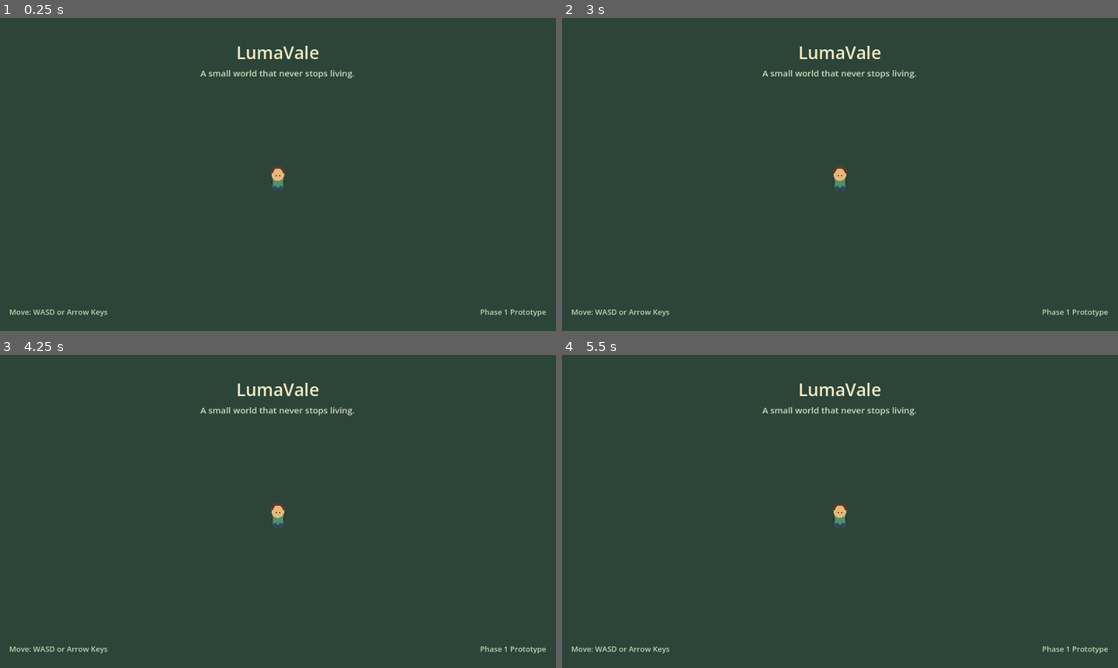
Above: before the commit, frames 1-4 (two rows, left to right).
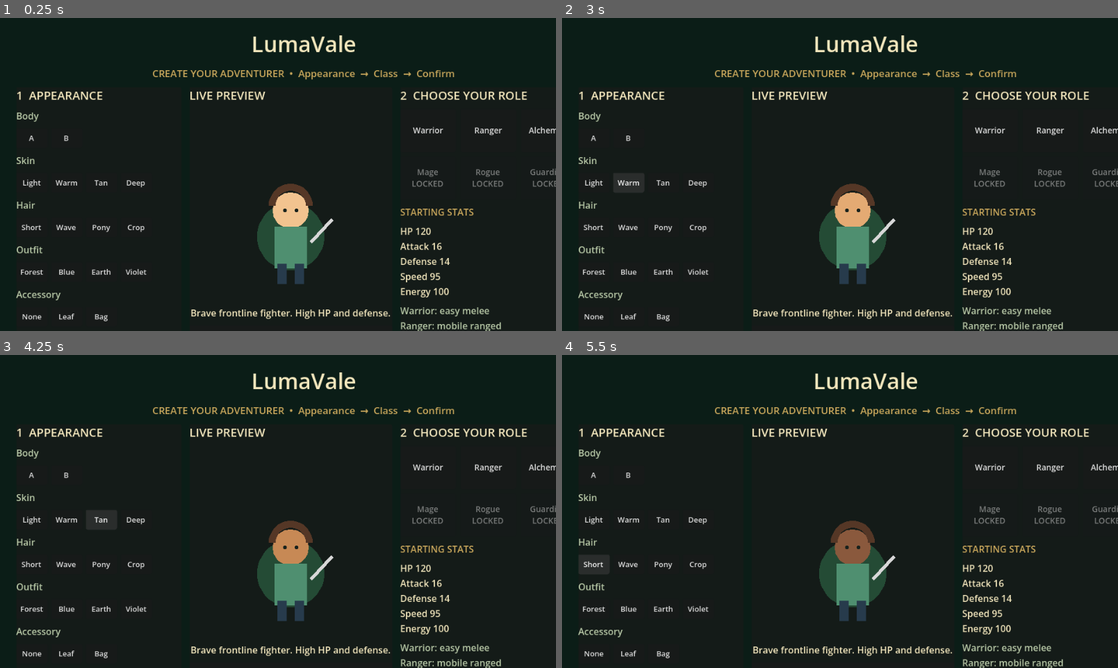
Above: after the commit, the same moments.

Repository: Sherryonline/lumavale
Game: Godot game, scene res://scenes/character_creation.tscn
Two runs of this game, one before a commit and one after it. Both use one fixed random seed, a clock stepped at 60 frames per second and the inputs below. Before the commit the project starts from res://scenes/main.tscn.
Inputs (mouse positions are in pixels of both pictures, inside the frame that each line leads up to):
- Up to frame 1 (0.25 s): no input
- Up to frame 2 (3 s): click (595, 136) at 0.5 s, where only the run after the commit has a clickable "A"; click (628, 136) at 1.25 s, where only the run after the commit has a clickable "B"; click (595, 183) at 2 s, where only the run after the commit has a clickable "Light"; click (628, 183) at 2.75 s, where only the run after the commit has a clickable "Warm"
- Up to frame 3 (4.25 s): click (100, 520) at 3.5 s, where only the run after the commit has a clickable "Tan"
- Up to frame 4 (5.5 s): click (695, 520) at 4.25 s, where only the run after the commit has a clickable "Deep"; click (595, 564) at 5 s, where only the run after the commit has a clickable "Short"

The runs differ from the first frame. In frame 1, 98% of the frame differs, in the area x 0-100%, y 0-100%; in frame 2, 98%; in frame 3, 98%; in frame 4, 98%.

Commit message:
feat: start game with character creation

Diff:
--- a/project.godot
+++ b/project.godot
@@ -11,7 +11,7 @@
 [application]
 
 config/name="LumaVale"
-run/main_scene="res://scenes/main.tscn"
+run/main_scene="res://scenes/character_creation.tscn"
 config/features=PackedStringArray("4.7", "GL Compatibility")
 config/icon="res://icon.svg"
 
